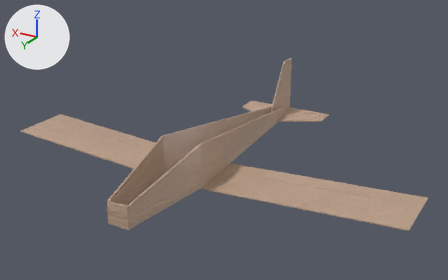
The Blender file model/Model.blend: old version first, new version second.
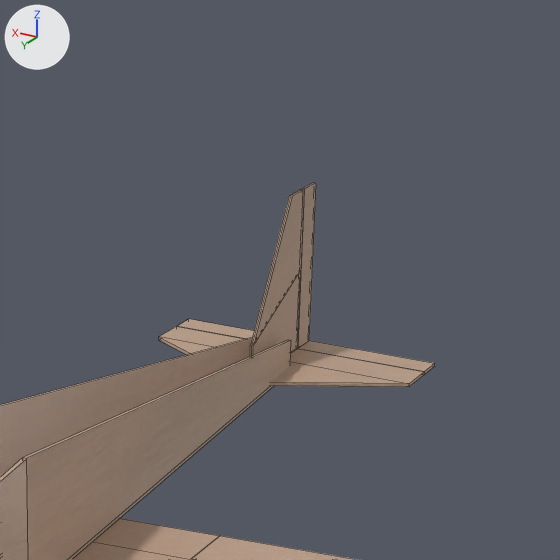
There are two pictures of each version: one whole from a 50 mm camera at (-0.703, 1.811, 0.609) aimed at (-0.013, 0.617, 0.048), one close up on the part from 43% to 82% of the width and 0% to 63% of the height. The lights are fixed; the arrows at upper left show +X, +Y and +Z. The close-ups show mesh edges as thin lines.

The scene before the commit, as lines of its bpy script (objects in view):
```python
me_cube_002 = bpy.data.meshes.new('Cube.002')
me_cube_002.from_pydata(...)  # 8 vertices, 6 faces; spans x 0.012..0.05, y 0.28..0.78, z 0.003..0.103
me_cube_002.materials.append(mat_material)
me_cube_004 = bpy.data.meshes.new('Cube.004')
me_cube_004.from_pydata(...)  # 12 vertices, 10 faces; spans x 0.0..0.125, y -0.015..0.08, z 0.0..0.003
me_cube_004.materials.append(mat_material)
me_cube_006 = bpy.data.meshes.new('Cube.006')
me_cube_006.from_pydata(...)  # 12 vertices, 10 faces; spans x 0.0..0.0015, y 0.005..0.1, z 0.0..0.15
me_cube_006.materials.append(mat_material)
me_cube_007 = bpy.data.meshes.new('Cube.007')
me_cube_007.from_pydata(...)  # a box spanning x 0.0..0.125, y -0.005..0.02, z 0.0..0.003
me_cube_007.materials.append(mat_material)
me_cube_008 = bpy.data.meshes.new('Cube.008')
me_cube_008.from_pydata(...)  # a box spanning x 0.0..0.0015, y 0.0..0.025, z 0.0..0.15
me_cube_008.materials.append(mat_material)
ob_back_sides = bpy.data.objects.new('Back-Sides', me_cube_002)
ob_back_sides.location = (0.0, 0.0, 0.0)
_m = ob_back_sides.modifiers.new('Mirror', 'MIRROR')
ob_elevator = bpy.data.objects.new('Elevator', me_cube_007)
ob_elevator.location = (0.0, 0.214, 0.003)
_m = ob_elevator.modifiers.new('Mirror', 'MIRROR')
ob_lower_tail = bpy.data.objects.new('Lower-Tail', me_cube_004)
ob_lower_tail.location = (0.0, 0.25, 0.003)
_m = ob_lower_tail.modifiers.new('Mirror', 'MIRROR')
ob_rudder = bpy.data.objects.new('Rudder', me_cube_008)
ob_rudder.location = (0.0, 0.209, 0.006)
_m = ob_rudder.modifiers.new('Mirror', 'MIRROR')
ob_vertical_tail = bpy.data.objects.new('Vertical-Tail', me_cube_006)
ob_vertical_tail.location = (0.0, 0.23, 0.006)
_m = ob_vertical_tail.modifiers.new('Mirror', 'MIRROR')
# also in view: 'Ailerons' at (0.0, 0.656, 0.014); 'Front-Sides' at (0.0, 0.89, 0.053); 'Lower-Plank' at (0.0, 0.64, 0.002); 'Wing' at (0.0, 0.707, 0.011)
```
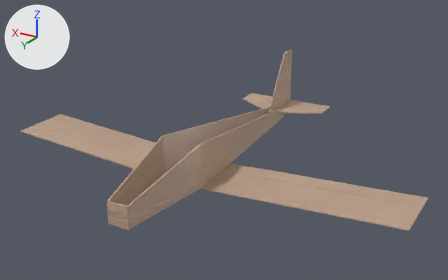
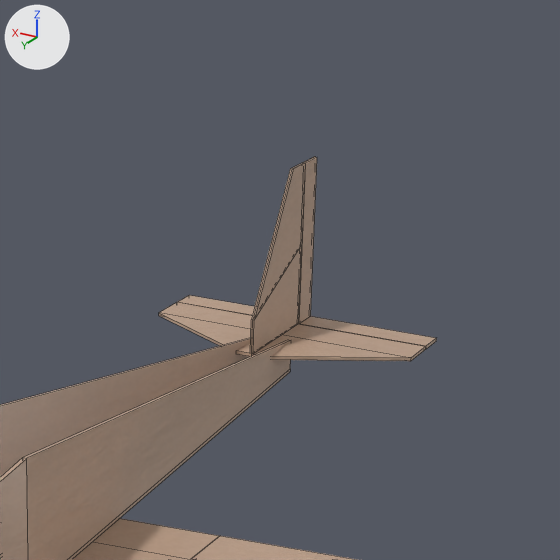
Diff of the bpy script that builds the scene:
```diff
--- a/model/Model.blend.py
+++ b/model/Model.blend.py
@@ ob_lower_tail @@
 ob_lower_tail = bpy.data.objects.new('Lower-Tail', me_cube_004)
-ob_lower_tail.location = (0.0, 0.25, 0.003)
+ob_lower_tail.location = (0.0, 0.25, 0.027)
 _m = ob_lower_tail.modifiers.new('Mirror', 'MIRROR')
@@ ob_vertical_tail @@
 ob_vertical_tail = bpy.data.objects.new('Vertical-Tail', me_cube_006)
-ob_vertical_tail.location = (0.0, 0.23, 0.006)
+ob_vertical_tail.location = (0.0, 0.23, 0.03)
 _m = ob_vertical_tail.modifiers.new('Mirror', 'MIRROR')
@@ ob_rudder @@
 ob_rudder = bpy.data.objects.new('Rudder', me_cube_008)
-ob_rudder.location = (0.0, 0.209, 0.006)
+ob_rudder.location = (0.0, 0.209, 0.03)
 _m = ob_rudder.modifiers.new('Mirror', 'MIRROR')
@@ ob_elevator @@
 ob_elevator = bpy.data.objects.new('Elevator', me_cube_007)
-ob_elevator.location = (0.0, 0.214, 0.003)
+ob_elevator.location = (0.0, 0.214, 0.027)
 _m = ob_elevator.modifiers.new('Mirror', 'MIRROR')
```

Where the change shows, as pixel boxes [x1, y1, x2, y2] in the close-ups (560 x 560 px):
'Lower-Tail', moved
    before: [159, 327, 424, 387]
    after: [159, 302, 426, 361]
'Vertical-Tail', moved
    before: [250, 189, 304, 357]
    after: [250, 163, 305, 354]
'Elevator', moved
    before: [177, 319, 435, 374]
    after: [177, 295, 437, 349]
'Rudder', moved
    before: [298, 183, 316, 348]
    after: [299, 157, 317, 323]
